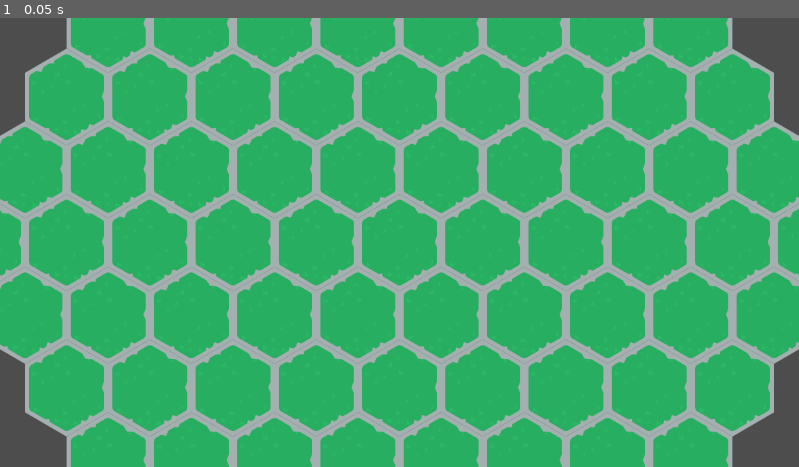
Above: before the commit, frame 1.
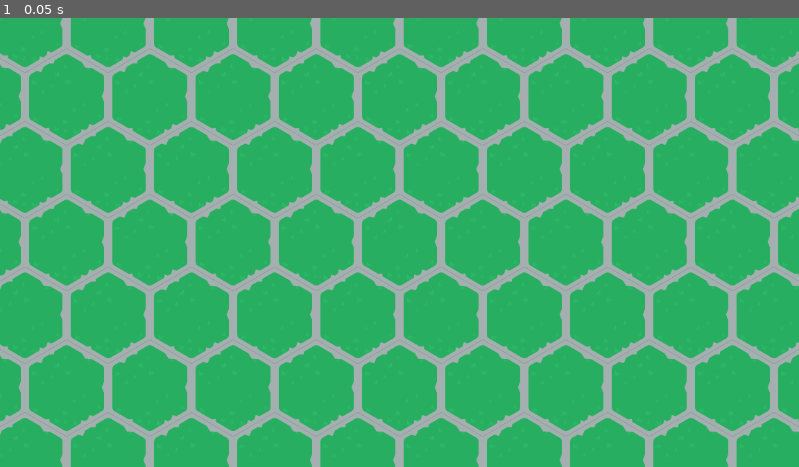
Above: after the commit, the same moment.

Repository: SpeedfireV/slavic-game-jam
Game: Godot game, scene res://game.tscn
Two runs of this game, one before a commit and one after it. Both use one fixed random seed, a clock stepped at 60 frames per second and the inputs below.
Inputs:
- Up to frame 1 (0.05 s): no input

The runs differ from the first frame. In frame 1, 5.1% of the frame differs, in the area x 0-100%, y 0-100%.

Commit message:
map generation working

Diff:
--- a/game_manager.gd
+++ b/game_manager.gd
@@ -1,6 +1,5 @@
 extends Node
 
-var grid_step: Vector2i = Vector2i(60, 35)  # Assuming hexagons are 64x64 pixels
 
 enum Season {
 	Spring,
--- a/map.gd
+++ b/map.gd
@@ -1,13 +1,13 @@
 class_name Map
 extends Node2D
 
-@export var map_size: int = 5  # Number of rings
+@export var map_size: int = 30  # Number of rings
 
 var map_hexagon_scene: PackedScene = preload("res://map_hexagon.tscn")
-var grid_step: Vector2 = Vector2(60, 35)
 
 # Track hexes by position
-var placed_hexagons: Dictionary = {}
+## In hexagon grid
+var placed_hexagons: Dictionary[Vector2i, MapHexagon] = {}
 
 enum HexagonOrientation {
 	Right,
@@ -17,63 +17,88 @@
 	BottomLeft,
 	BottomRight
 }
+var grid_step: Vector2 = Vector2(60, 35)  # Assuming hexagons are 64x64 pixels
+
 
 # Pixel-based direction offsets (pointy-topped hex grid)
-static var orientation_to_pos: Dictionary = {
-	HexagonOrientation.Right: Vector2(120, 0),
-	HexagonOrientation.Left: Vector2(-120, 0),
-	HexagonOrientation.TopRight: Vector2(60, -105),
-	HexagonOrientation.TopLeft: Vector2(-60, -105),
-	HexagonOrientation.BottomRight: Vector2(60, 105),
-	HexagonOrientation.BottomLeft: Vector2(-60, 105)
+var orientation_to_pos: Dictionary[HexagonOrientation, Vector2i] = {
+	HexagonOrientation.Right: Vector2i(2, 0),
+	HexagonOrientation.Left: Vector2i(-2, 0),
+	HexagonOrientation.TopRight: Vector2i(1, -3),
+	HexagonOrientation.TopLeft: Vector2i(-1, -3),
+	HexagonOrientation.BottomRight: Vector2i(1, 3),
+	HexagonOrientation.BottomLeft: Vector2i(-1, 3)
 }
+
+func _get_next_rotated_orientation(orientation: HexagonOrientation) -> HexagonOrientation:
+	match orientation:
+		HexagonOrientation.Right:
+			return HexagonOrientation.BottomRight
+		HexagonOrientation.BottomRight:
+			return HexagonOrientation.BottomLeft
+		HexagonOrientation.BottomLeft:
+			return HexagonOrientation.Left
+		HexagonOrientation.Left:
+			return HexagonOrientation.TopLeft
+		HexagonOrientation.TopLeft:
+			return HexagonOrientation.TopRight
+		HexagonOrientation.TopRight:
+			return HexagonOrientation.Right
+
+	return orientation  # Fallback, should not happen
+
+func _get_opposite_orientation(orientation: HexagonOrientation) -> HexagonOrientation:
+	match orientation:
+		HexagonOrientation.Right:
+			return HexagonOrientation.Left
+		HexagonOrientation.Left:
+			return HexagonOrientation.Right
+		HexagonOrientation.TopLeft:
+			return HexagonOrientation.BottomRight
+		HexagonOrientation.TopRight:
+			return HexagonOrientation.BottomLeft
+		HexagonOrientation.BottomLeft:
+			return HexagonOrientation.TopRight
+		HexagonOrientation.BottomRight:
+			return HexagonOrientation.TopLeft
+	return orientation  # Fallback, should not happen
 
 func _ready():
 	_generate_map()
-	_assign_neighbors()
-	for hex in placed_hexagons.values():
-		print(hex.position, " - Neighbors: ", hex.neighbours.hexagons)
 
 func _generate_map():
-	var center_pos = Vector2.ZERO
-	_add_hex(center_pos)
+	var last_pos = Vector2i.ZERO
+	var current_rotation = HexagonOrientation.Right
+	_add_hex(last_pos)  # Add the center hexagon
+	last_pos = Vector2i(2, 0)
+	current_rotation = HexagonOrientation.BottomLeft
+	for i in range(1, map_size):
+		for j in range(i * 6):
+			if not placed_hexagons.has(last_pos + orientation_to_pos[_get_next_rotated_orientation(current_rotation)]):
+				print(j, orientation_to_pos[_get_next_rotated_orientation(current_rotation)])
+				current_rotation = _get_next_rotated_orientation(current_rotation)
+				last_pos += orientation_to_pos[current_rotation]
+			else:
+				last_pos += orientation_to_pos[current_rotation]
+			_add_hex(last_pos)
+		last_pos += Vector2i(1, 3)
+		current_rotation = HexagonOrientation.BottomLeft
 
-	for radius in range(1, map_size + 1):
-		var pos = center_pos + orientation_to_pos[HexagonOrientation.TopLeft] * radius
 
-		var directions = [
-			HexagonOrientation.Right,
-			HexagonOrientation.BottomRight,
-			HexagonOrientation.BottomLeft,
-			HexagonOrientation.Left,
-			HexagonOrientation.TopLeft,
-			HexagonOrientation.TopRight,
-		]
-
-		for dir in directions:
-			for nothing in range(radius):
-				_add_hex(pos)
-				pos += orientation_to_pos[dir]
-
-func _add_hex(pos: Vector2):
-	if placed_hexagons.has(pos):
-		return
-
+func _add_hex(pos: Vector2i):
 	var hex: MapHexagon = map_hexagon_scene.instantiate()
-	hex.position = pos
-	hex.coords = pos.round()  # Use rounded pixel position as a "coordinate" key
+	placed_hexagons[pos] = hex
+	_check_for_neighbors(hex, pos)
+	hex.position = Vector2(pos) * grid_step
+	hex.coords = Vector2(pos) * grid_step
 	add_child(hex)
 
 	placed_hexagons[pos] = hex
 
-func _assign_neighbors():
-	for pos in placed_hexagons.keys():
-		var hex: MapHexagon = placed_hexagons[pos]
-
-		for orientation in HexagonOrientation.values():
-			var offset = orientation_to_pos[orientation]
-			var neighbor_pos = pos + offset
-
-			if placed_hexagons.has(neighbor_pos):
-				var neighbor: MapHexagon = placed_hexagons[neighbor_pos]
-				hex.neighbours.set_hexagon(neighbor, orientation)
+func _check_for_neighbors(hex: MapHexagon, pos: Vector2i):
+	for orientation in HexagonOrientation.values():
+		var neighbor_pos = pos + orientation_to_pos[orientation]
+		if placed_hexagons.has(neighbor_pos):
+			var neighbor_hex = placed_hexagons[neighbor_pos]
+			hex.neighbours.set_hexagon(neighbor_hex, orientation)
+			neighbor_hex.neighbours.set_hexagon(hex, _get_opposite_orientation(orientation))
